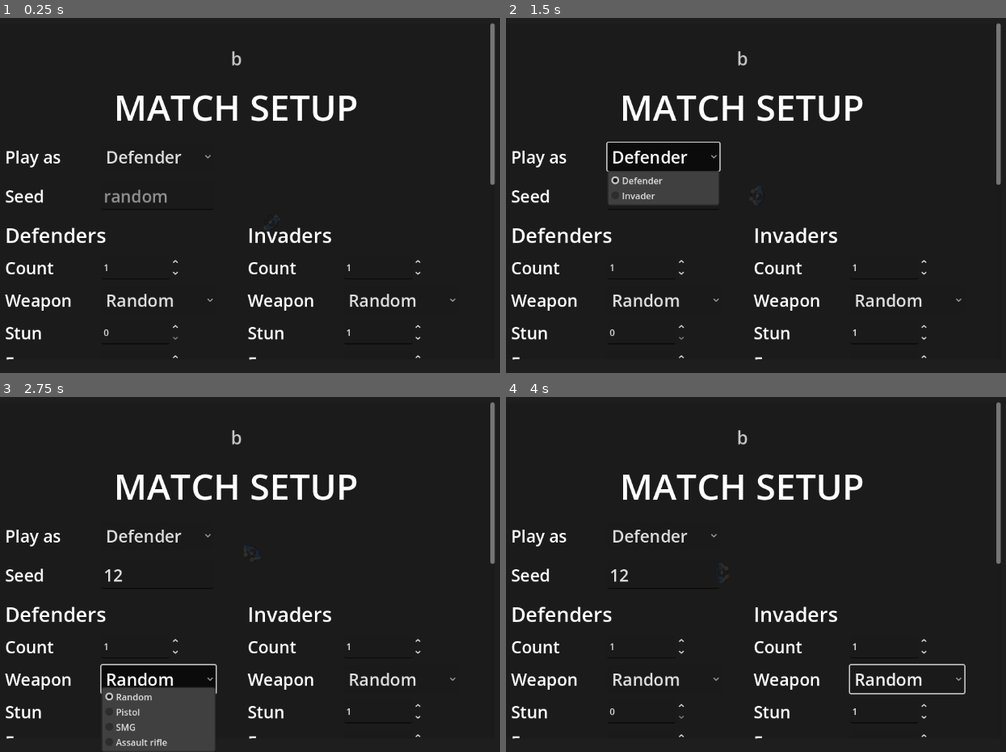
Above: before the commit, frames 1-4 (two rows, left to right).
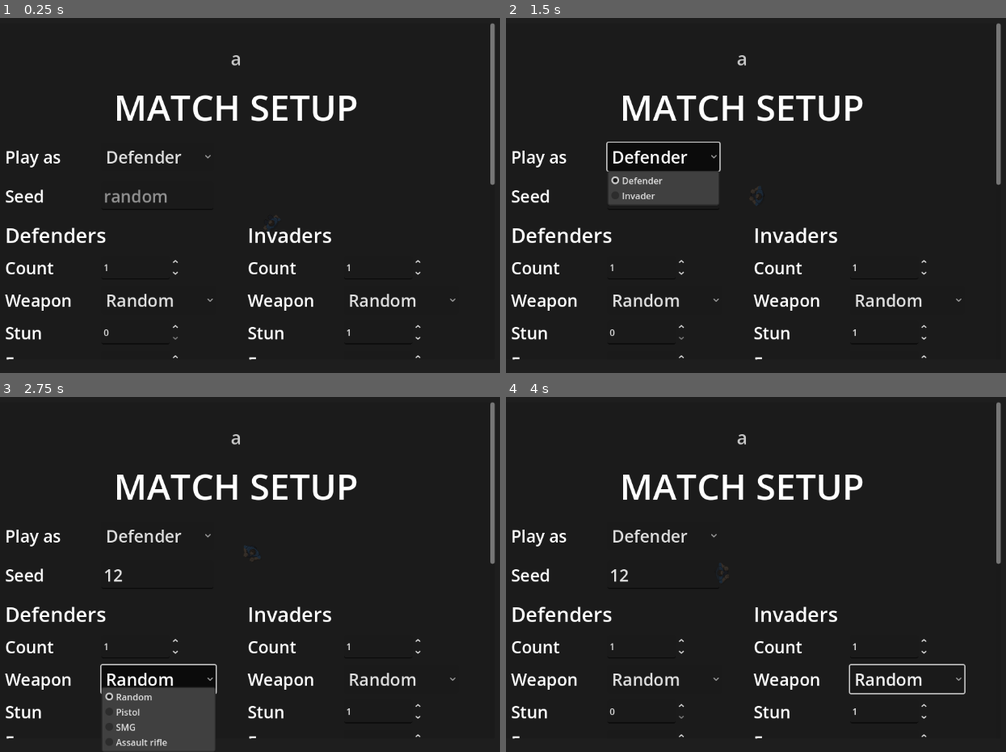
Above: after the commit, the same moments.

Repository: AnthonyThomasson/Example-Godot
Game: Godot game, scene res://scenes/main.tscn
Two runs of this game, one before a commit and one after it. Both use one fixed random seed, a clock stepped at 60 frames per second and the inputs below.
Inputs (mouse positions are in pixels of both pictures, inside the frame that each line leads up to):
- Up to frame 1 (0.25 s): no input
- Up to frame 2 (1.5 s): click (661, 195) at 0.52 s; type "12" at 0.6 s; click "Defender" at 1.25 s
- Up to frame 3 (2.75 s): click "Random" at 2 s
- Up to frame 4 (4 s): click "Random" at 2.75 s; tap Enter at 3.5 s; move the mouse to (886, 553) at 3.52 s; hold Up from 3.53 s (still down); tap S (camera_down) at 3.6 s; click (886, 553) at 3.67 s

The runs differ from the first frame. In frame 1, less than 0.1% of the frame differs, in the area x 46-49%, y 9-14%; in frame 2, less than 0.1%; in frame 3, less than 0.1%; in frame 4, less than 0.1%.

Commit message:
Drop the unread OutfitConfig.ZONES and SIDES consts, naming the values inline
D3 (variant a)

Co-Authored-By: Claude Opus 5.5 <noreply@anthropic.com>

Diff:
--- a/scenes/items/outfit.gd
+++ b/scenes/items/outfit.gd
@@ -57,7 +57,7 @@
 	return float(_condition.get(slot, 0.0))
 
 
-## The armour a round meets striking hit zone `zone` (`OutfitConfig.ZONES`) from side `side` (`OutfitConfig.SIDES`): `{}` when
+## The armour a round meets striking hit zone `zone` (`feet legs torso head`) from side `side` (`front flank back`): `{}` when
 ## nothing protects it there, else `{ stop_power, penetration, material, color, blunt, reduction, blast, plate }` (`plate` = the
 ## plate slot it is, "" for a garment). A plate on that side lies over the garment's soft panel: its numbers, with its stop power
 ## falling toward the panel's as it wears, never below it.
--- a/scenes/items/outfit_config.gd
+++ b/scenes/items/outfit_config.gd
@@ -13,8 +13,8 @@
 ##   weight      kg; the outfit's total slows the walk and tires the run (`CharacterConfig.outfit_*`).
 ##   plates      true = it holds a front and a back plate (the plate carrier); a plate is worn only in such a garment.
 ##   look        what the art draws: `kind` (the painter's style name) and `color` (absent = the side's team colour).
-##   armour      absent = no protection (looks and weight only). Else the zones it covers (`zones`, of `ZONES`), the sides
-##               (`sides`, of `SIDES`; absent = all round) and the protection numbers below.
+##   armour      absent = no protection (looks and weight only). Else the zones it covers (`zones`, of `feet legs torso head`), the
+##               sides (`sides`, of `front flank back`; absent = all round) and the protection numbers below.
 ## Protection numbers (an armour row, a plate row):
 ##   stop_power  a round whose power x speed factor is below it is stopped (round power: `GunConfig` `penetration`, pistol
 ##               1.0, SMG 0.8, rifle 2.2; a frag's fragment 0.4).
@@ -31,9 +31,6 @@
 const PLATE_SLOTS: Array[String] = ["front_plate", "back_plate"]
 ## The side of the torso each plate slot covers.
 const PLATE_SIDE := { "front_plate": &"front", "back_plate": &"back" }
-## Hit zones, feet up, and the sides a round strikes from (Character: zone by bullet height, side by the shot's direction).
-const ZONES: Array[StringName] = [&"feet", &"legs", &"torso", &"head"]
-const SIDES: Array[StringName] = [&"front", &"flank", &"back"]
 
 ## The garment slots that may be left empty (the rest are always worn once an outfit is chosen); the plate slots may always be.
 static var optional_slots: Array[String] = ["head", "vest"]
